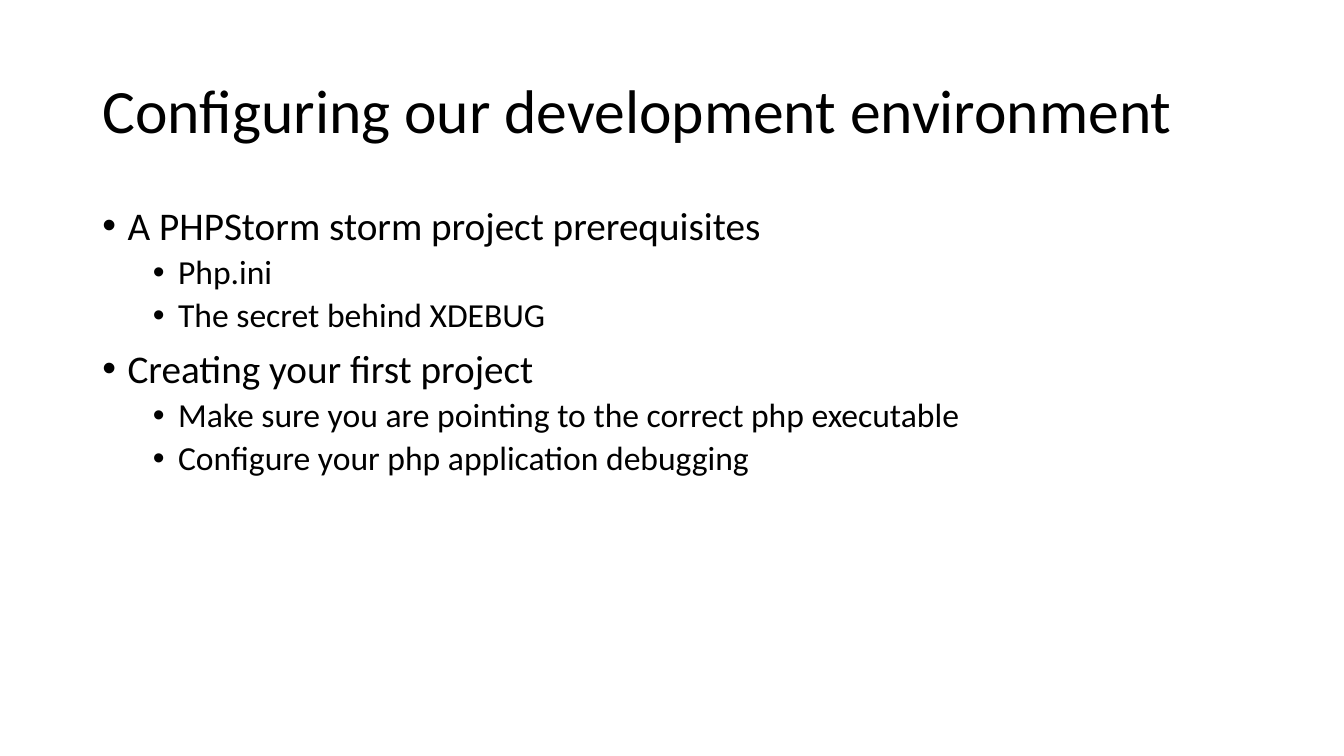
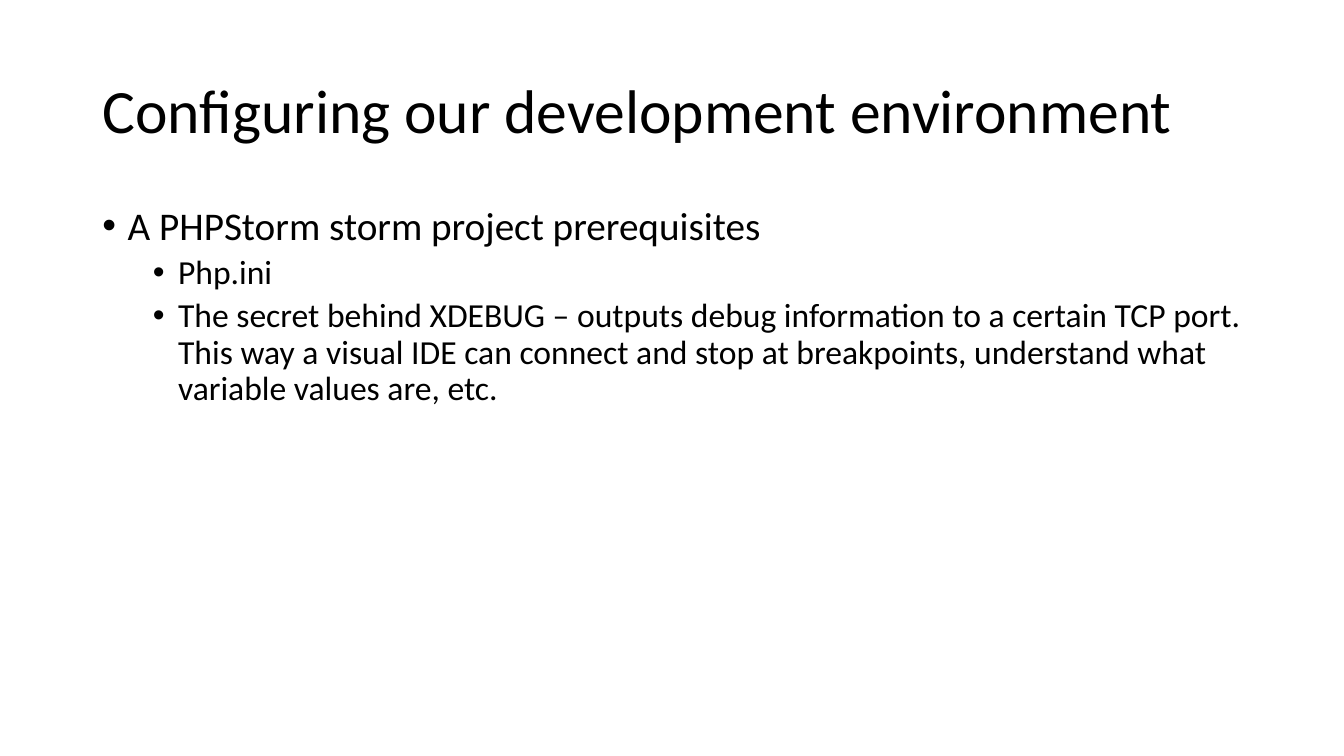
Before and after one commit to saorsa/php-course-excercises, a slide deck: slide 8 of Presentations/PHP Course.pptx. Drawn at 1344x756 pixels with LibreOffice and Linux fonts; fonts in the diff are those of the drawing. Boxes give left, top, right and bottom in pixels: in the first picture for what was removed or moved away, otherwise in the second. Text is boxed around its words. In the diff, an @@ line names an element or a change of style, - is before the commit and + after.

Commit message:
Added classes demos and text to the presentation.

```diff
--- a/Presentations/PHP Course.pptx
+++ b/Presentations/PHP Course.pptx
@@ text at [178, 303, 1240, 404]: text changed @@
-  • The secret behind XDEBUG
-• Creating your first project
-  • Make sure you are pointing to the correct php executable
-  • Configure your php application debugging
+  • The secret behind XDEBUG – outputs debug information to a certain TCP port. This way a visual IDE can connect and stop at breakpoints, understand what variable values are, etc.
```
Also in this commit, not shown: 4 other slides changed, 29 slides added, 3 other files.
